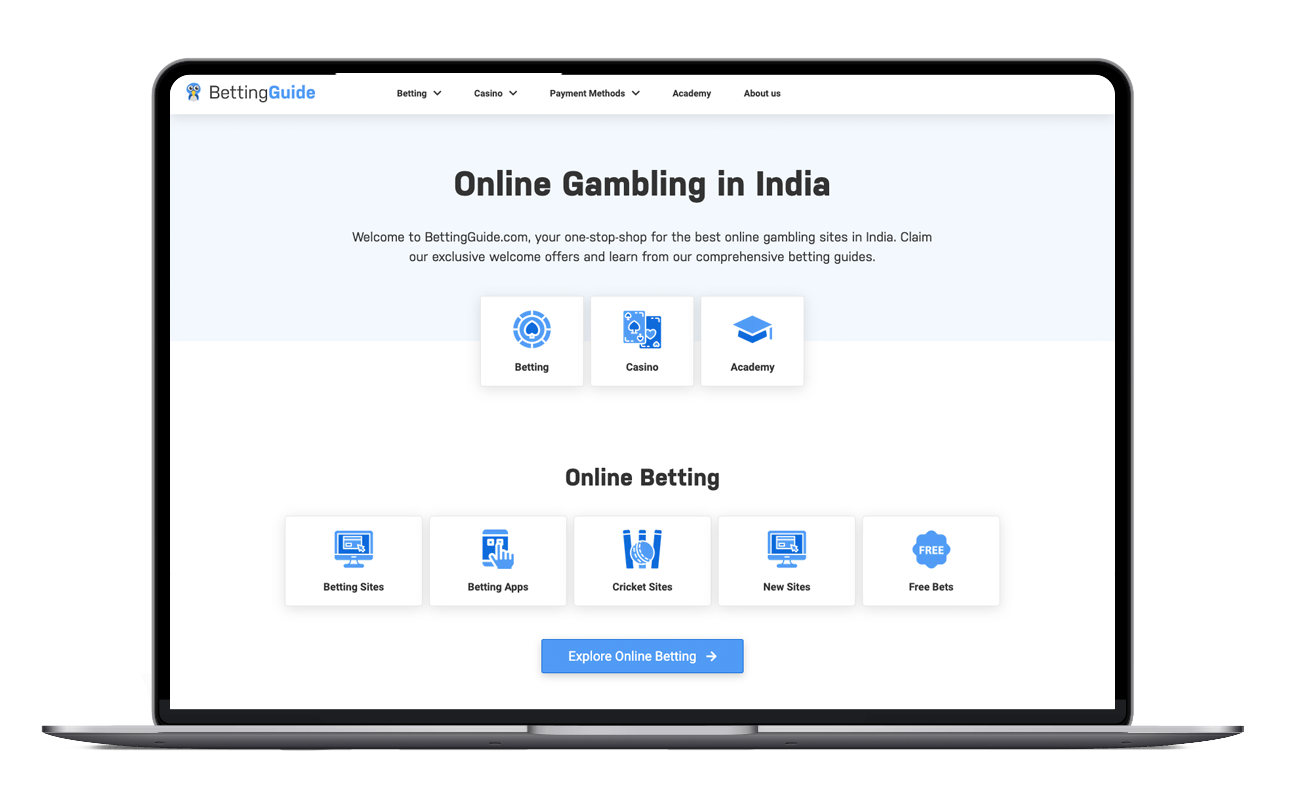
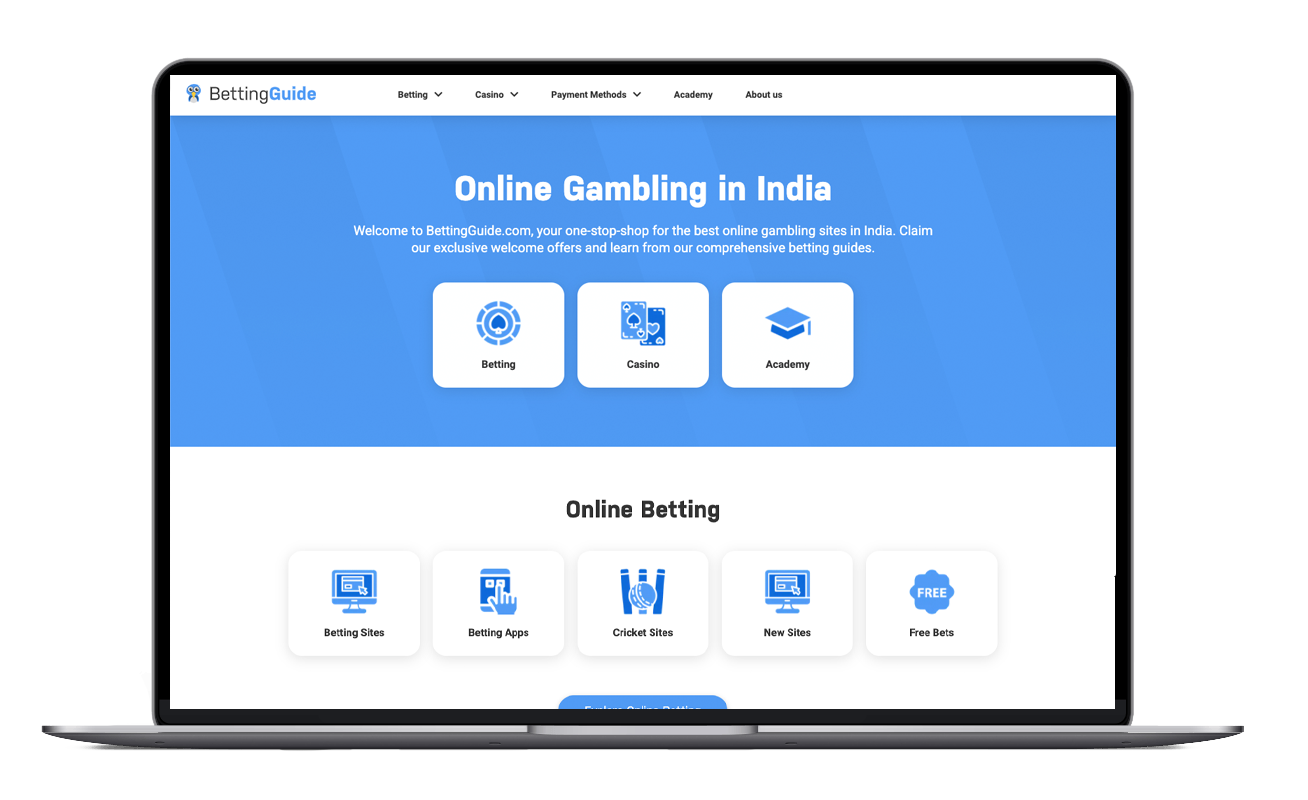
The second w=1308, h=800 image is a revision of the first. Changes to its layers:
added layer "Layer 6" in group "bettingguide" over [170, 467, 1115, 709]
added layer "Layer 5" in group "bettingguide" over [170, 75, 1116, 577]
hid "Layer 4" over [170, 467, 1115, 710]
hid "Layer 3" over [170, 73, 1115, 575]
